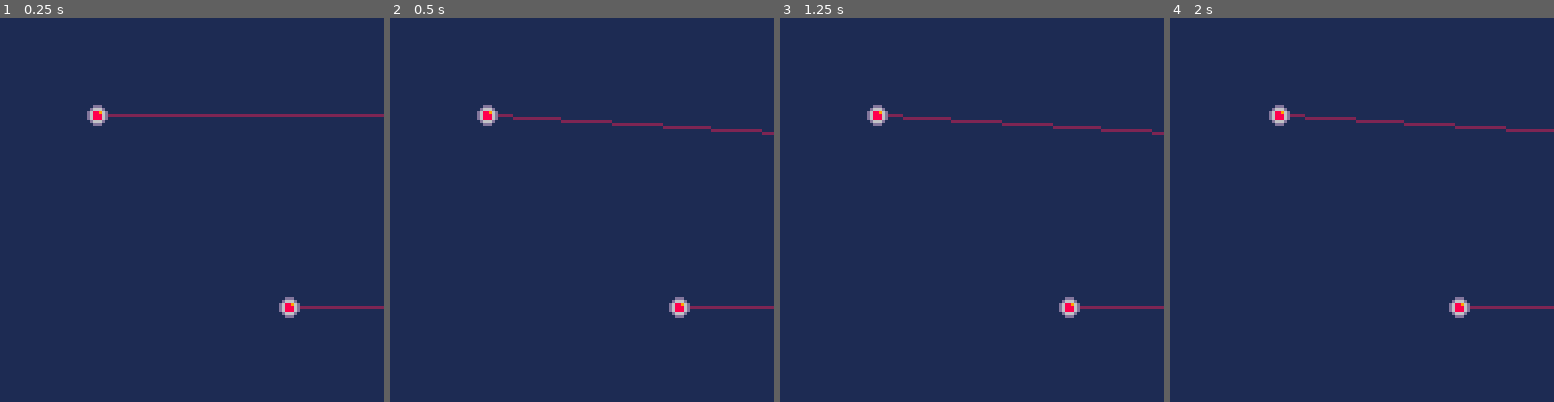
Above: before the commit, frames 1-4 (left to right).
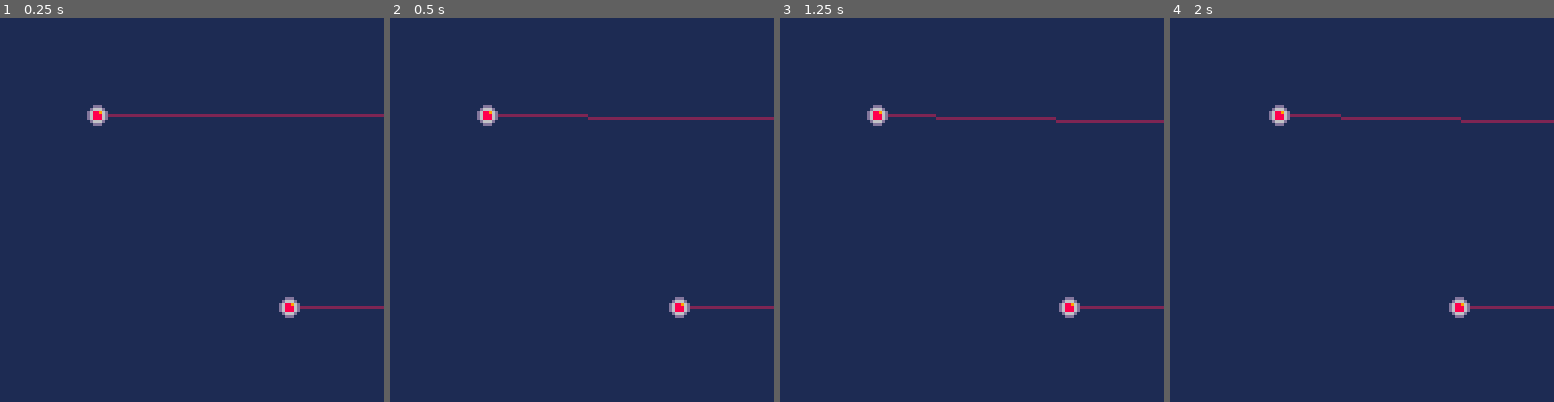
Above: after the commit, the same moments.

Repository: Ramito/PICO-8-Projects
Game: PICO-8 cartridge laserduel.p8
The game is run twice, just before and just after one commit, with the same random seed, the same clock (stepped at 60 frames per second) and the same inputs.
Inputs:
- Up to frame 1 (0.25 s): no input
- Up to frame 2 (0.5 s): tap X (X key) at 0.33 s
- Up to frame 3 (1.25 s): tap O (Z key) at 0.7 s; tap X (X key) at 1.07 s
- Up to frame 4 (2 s): hold Right from 1.6 s (still down); tap O (Z key) at 1.7 s; tap X (X key) at 1.85 s

Frame 1 is identical in both runs. In frame 2, 1.1% of the frame differs, in the area x 32-100%, y 25-31%; in frame 3, 1.0%; in frame 4, 1.0%.

Commit message:
Tweaked aiming feel

Diff:
--- a/laserduel.p8
+++ b/laserduel.p8
@@ -9,6 +9,7 @@
 	ufos={}
 	lasers={}
 	setup_ufos()
+	setup_lasers()
 	spawn_ufo(32,32)
 	spawn_ufo(96,96)
 end
@@ -175,22 +176,45 @@
 -->8
 --laser
 
+function setup_lasers()
+--constants
+ local attrs = {}
+ attrs.aim_acc=0.0001
+ attrs.aim_drag=0.99925
+ attrs.aim_brake=0.9
+	lasers.attrs=attrs
+end
+
 function make_laser(ufo)
 	local laser={
 		aim=0,
+		aim_speed=0,
 		trigger=false,
-		index=ufo.index
+		index=ufo.index,
+		attrs=lasers.attrs
 	}
 	add(lasers,laser)
 end
 
 function update_laser(laser)
-	local rs=0.0025
+	local attrs=lasers.attrs
+	local la=attrs.aim_acc
  local index=laser.index-1
  local ❎=btn(❎,index)
  local 🅾️=btn(🅾️,index)
- if (❎) laser.aim-=rs
- if (🅾️) laser.aim+=rs
+ local speed=laser.aim_speed
+ acc=0
+ if (❎) acc-=la
+ if (🅾️) acc+=la
+ local drag=attrs.aim_brake
+ if acc~=0 and acc*speed>=0 then
+ 	drag=attrs.aim_drag
+ end
+ speed+=acc
+ speed*=drag
+ if (speed == laser.aim_speed) speed=0
+ laser.aim_speed=speed
+ laser.aim+=speed
 	if (laser.trigger) then
 		laser.trigger=❎ or 🅾️
 	else
